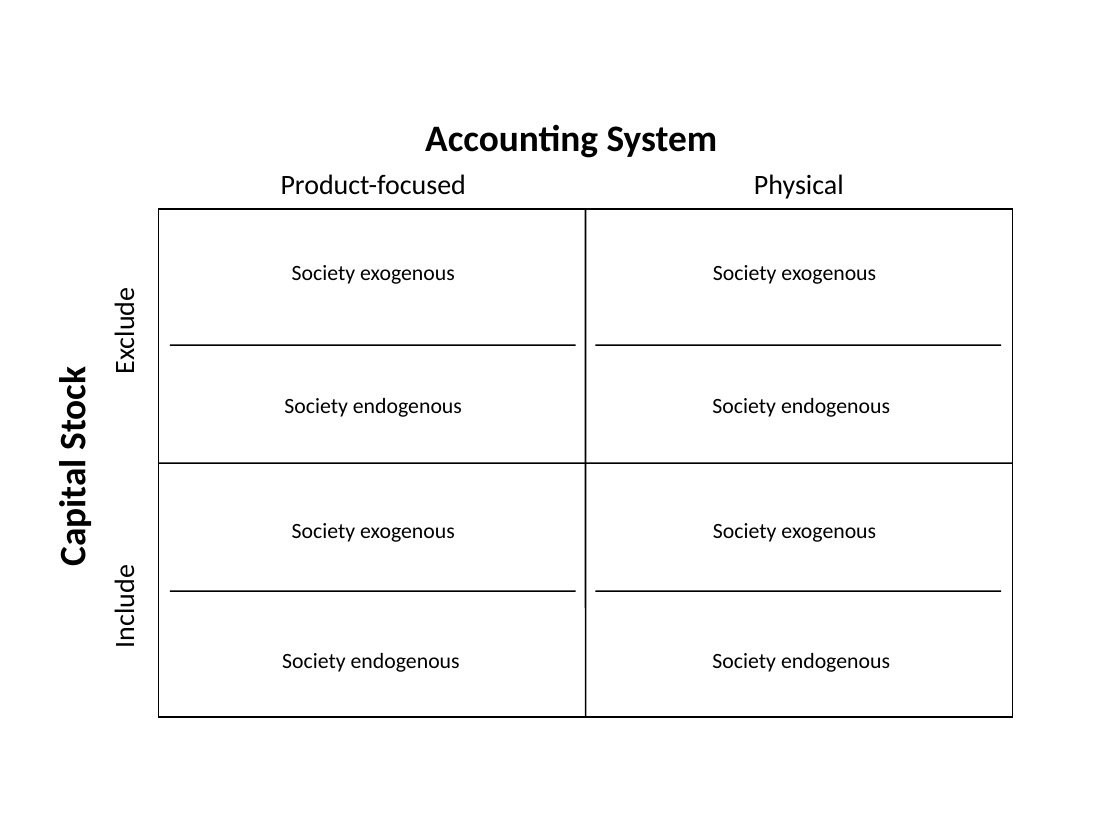
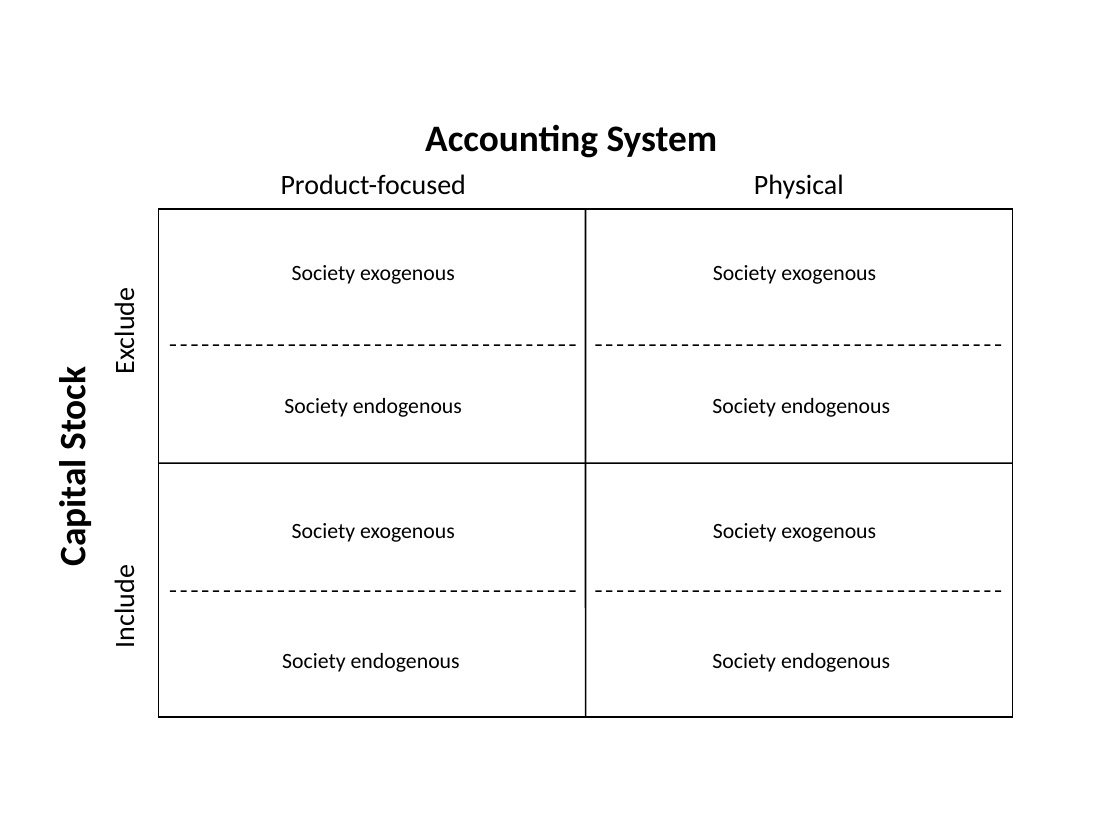
Before and after one commit to MatthewHeun/Dynamic-IO-Modeling, a slide deck: slide 1 of Manuscript/Book_take_2/Part_3/Chapter_Implications/Images/Grid.ppt. Drawn at 1120x840 pixels with LibreOffice and Linux fonts; fonts in the diff are those of the drawing. Boxes give left, top, right and bottom in pixels: in the first picture for what was removed or moved away, otherwise in the second. Text is boxed around its words. In the diff, an @@ line names an element or a change of style, - is before the commit and + after.

```diff
--- a/Manuscript/Book_take_2/Part_3/Chapter_Implications/Images/Grid.ppt
+++ b/Manuscript/Book_take_2/Part_3/Chapter_Implications/Images/Grid.ppt
@@ line (170, 345) - (576, 345): stroke #000000 0.99 pt to #000000 0.99 pt dashed @@
@@ line (596, 345) - (1001, 345): stroke #000000 0.99 pt to #000000 0.99 pt dashed @@
@@ line (170, 591) - (576, 591): stroke #000000 0.99 pt to #000000 0.99 pt dashed @@
@@ line (596, 591) - (1001, 591): stroke #000000 0.99 pt to #000000 0.99 pt dashed @@
```
Also in this commit, not shown: 3 other files.
